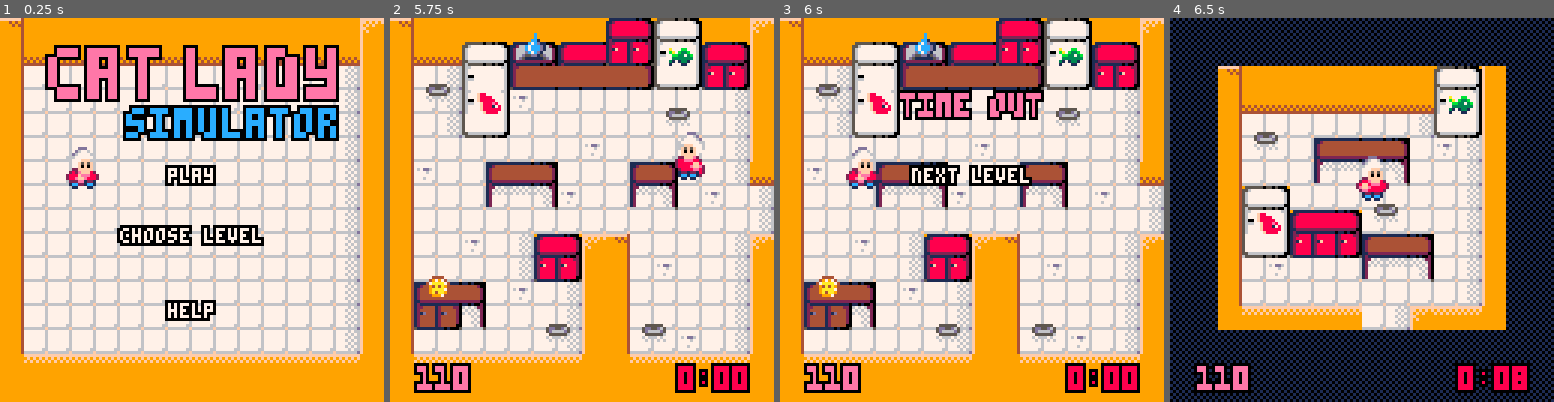
Above: before the commit, frames 1-4 (left to right).
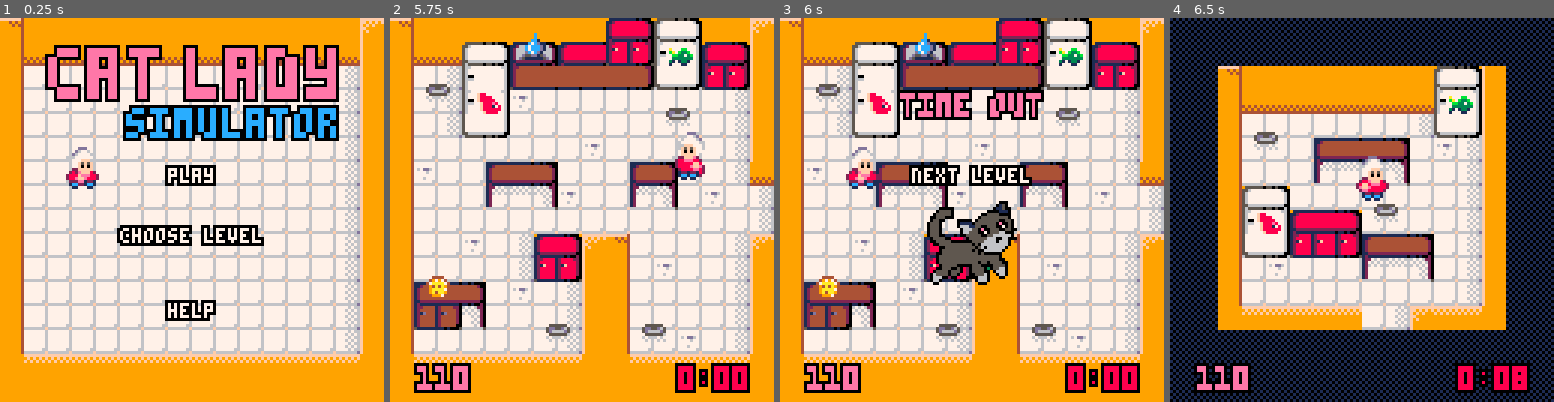
Above: after the commit, the same moments.

Repository: escargames/Cat-Lady-Simulator
Game: PICO-8 cartridge catlady.p8
Two runs of this game, one before a commit and one after it. Both use one fixed random seed, a clock stepped at 60 frames per second and the inputs below.
Inputs:
- Up to frame 1 (0.25 s): no input
- Up to frame 2 (5.75 s): tap X (X key) at 0.33, 1.07, 1.85, 2.97, 4.08, 5.2 s; tap O (Z key) at 0.7, 1.7, 2.1, 2.5, 2.9, 3.3, 3.7, 4.1, 4.5, 4.9, 5.3, 5.7 s; hold Right 1.6-2.1 s; hold Up 2.15-2.42 s; hold Right 2.47-3.03 s; hold Left 3.08-3.58 s; hold Down 3.63-3.97 s; hold Right 4.02-4.68 s; hold Up 4.73-5.03 s; hold Left 5.08-5.68 s; hold Down from 5.73 s (still down)
- Up to frame 3 (6 s): keep holding Down
- Up to frame 4 (6.5 s): release Down at 6.03 s; hold Right from 6.08 s (still down); tap O (Z key) at 6.1 s; tap X (X key) at 6.32 s

Frames 1-2 are identical in both runs. In frame 3, 3.2% of the frame differs, in the area x 38-62%, y 47-70%; in frame 4, nothing differs.

Commit message:
cosmetic changes

Diff:
--- a/catlady.p8
+++ b/catlady.p8
@@ -120,7 +120,7 @@
 
 function ctostr(n, l)
     local a = tostr(n)
-    while #a<l do
+    while #a < l do
         a = "0"..a
     end
     return a
@@ -688,12 +688,13 @@
 function draw_pause()
     csprint("time out", 25, 9, 14)
     if score >= desc.fscoremin then
+        palt(11,true)
+        palt(0,false)
+        spr(12, 48, 60, 4, 4)
+        palt()
+
         if level == flevel then
             cprint("you win", 50, 7)
-            --palt(11,true)
-            --palt(0,false)
-            --spr(12, 48, 60, 32, 32)
-            --pal()
         else cprint("next level", 50, 7)
         end
     else
@@ -754,7 +755,7 @@
         cosprint("fish", 82, 4, 6, 7)
         cosprint("water", 12*8, 22, 6, 7)
         cosprint("cookie", 30, 62, 6, 7)
-        csprint("feed the cats by", 110, 6, 7)
+        csprint("feed the cat by", 110, 6, 7)
         csprint("pressing 🅾️ near a bowl", 118, 6, 7)
     end
 end
